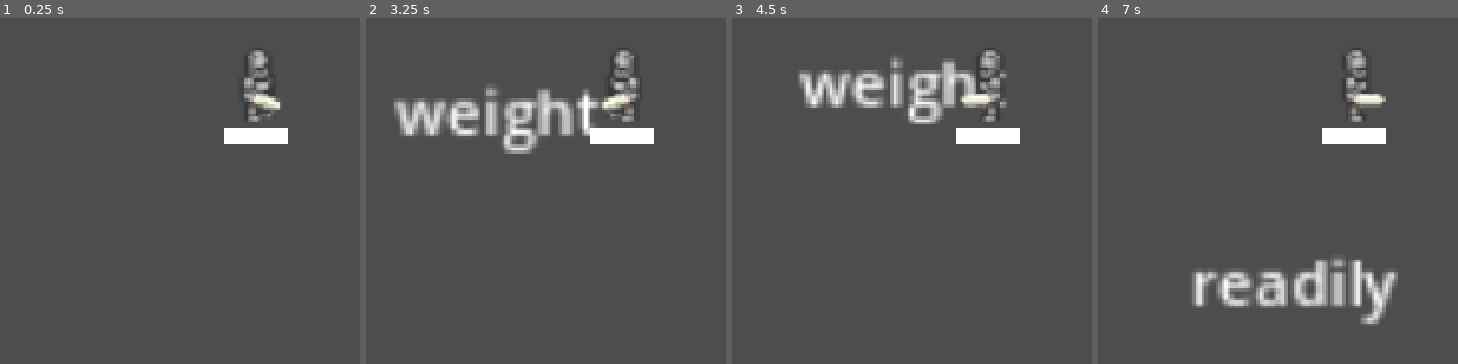
Above: before the commit, frames 1-4 (left to right).
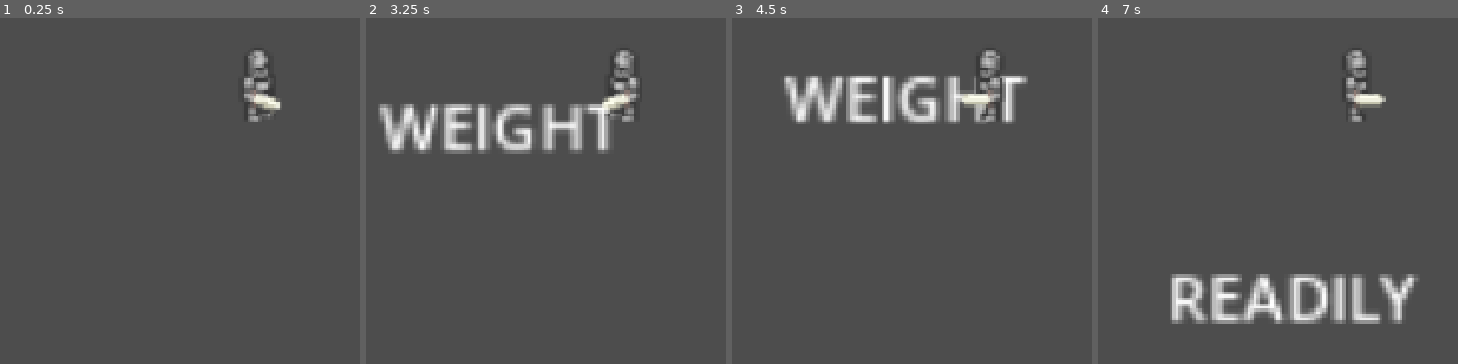
Above: after the commit, the same moments.

Repository: MattDirty/upsi6
Game: Godot game, scene res://Playground.tscn
Same seed, same stepped clock (60 frames per second), same inputs: the game is played once before the commit and once after it.
Inputs (mouse positions are in pixels of both pictures, inside the frame that each line leads up to):
- Up to frame 1 (0.25 s): no input
- Up to frame 2 (3.25 s): tap Enter at 0.5, 2 s; move the mouse to (outside the picture) at 0.52 s; tap Space at 1.25, 2.75 s; move the mouse to (outside the picture) at 1.27 s; move the mouse to (outside the picture) at 2.02 s; move the mouse to (542, 267) at 2.77 s
- Up to frame 3 (4.5 s): move the mouse to (outside the picture) at 3.52 s; move the mouse to (outside the picture) at 4.27 s
- Up to frame 4 (7 s): move the mouse to (1432, 87) at 5.02 s; move the mouse to (outside the picture) at 5.77 s; move the mouse to (outside the picture) at 6.52 s

The runs differ from the first frame. In frame 1, 0.8% of the frame differs, in the area x 62-80%, y 31-37%; in frame 2, 8.1%; in frame 3, 7.4%; in frame 4, 8.5%, in the area x 20-89%, y 31-89%.

Commit message:
removed dead code

Diff:
--- a/Characters/Enemies/Basic/Basic.tscn
+++ b/Characters/Enemies/Basic/Basic.tscn
@@ -13,11 +13,21 @@
 shape = SubResource("RectangleShape2D_ujrr4")
 
 [node name="Label" type="Label" parent="." unique_id=568343073]
-offset_left = -27.0
-offset_top = -29.0
-offset_right = 26.0
-offset_bottom = -6.0
+anchors_preset = 8
+anchor_left = 0.5
+anchor_top = 0.5
+anchor_right = 0.5
+anchor_bottom = 0.5
+offset_left = -86.0
+offset_top = -24.717
+offset_right = 86.0
+offset_bottom = -1.2830372
+grow_horizontal = 2
+grow_vertical = 2
+text = "here"
 horizontal_alignment = 1
+vertical_alignment = 1
+uppercase = true
 
 [node name="Area2D" type="Area2D" parent="." unique_id=1326424852]
 
--- a/Characters/Player/Player.tscn
+++ b/Characters/Player/Player.tscn
@@ -1,9 +1,8 @@
 [gd_scene format=3 uid="uid://dqwomwcwnjyrr"]
 
 [ext_resource type="SpriteFrames" uid="uid://tou3q510o7gi" path="res://Characters/Player/Frames/Knight.tres" id="1_m3jou"]
-[ext_resource type="Script" uid="uid://bn17tiv0bontm" path="res://Characters/Player/Player.gd" id="1_mdy0c"]
+[ext_resource type="Script" uid="uid://b7sav0hm61fgk" path="res://Characters/Player/Player.gd" id="1_mdy0c"]
 [ext_resource type="PackedScene" uid="uid://cglgd13076bip" path="res://Characters/CharacterAnimator.tscn" id="2_2fedm"]
-[ext_resource type="Theme" uid="uid://bb5e7ts486nsv" path="res://Characters/Player/Player.tres" id="5_8u6uf"]
 
 [sub_resource type="RectangleShape2D" id="RectangleShape2D_au0si"]
 size = Vector2(8, 16)
@@ -22,11 +21,3 @@
 [node name="CharacterAnimator" parent="." unique_id=1496175084 instance=ExtResource("2_2fedm")]
 sprite_frames = ExtResource("1_m3jou")
 animation = &"IdleSouth"
-
-[node name="CooldownBar" type="ProgressBar" parent="." unique_id=1172325274]
-offset_left = -8.0
-offset_top = 11.0
-offset_right = 8.0
-offset_bottom = 15.0
-theme = ExtResource("5_8u6uf")
-show_percentage = false
